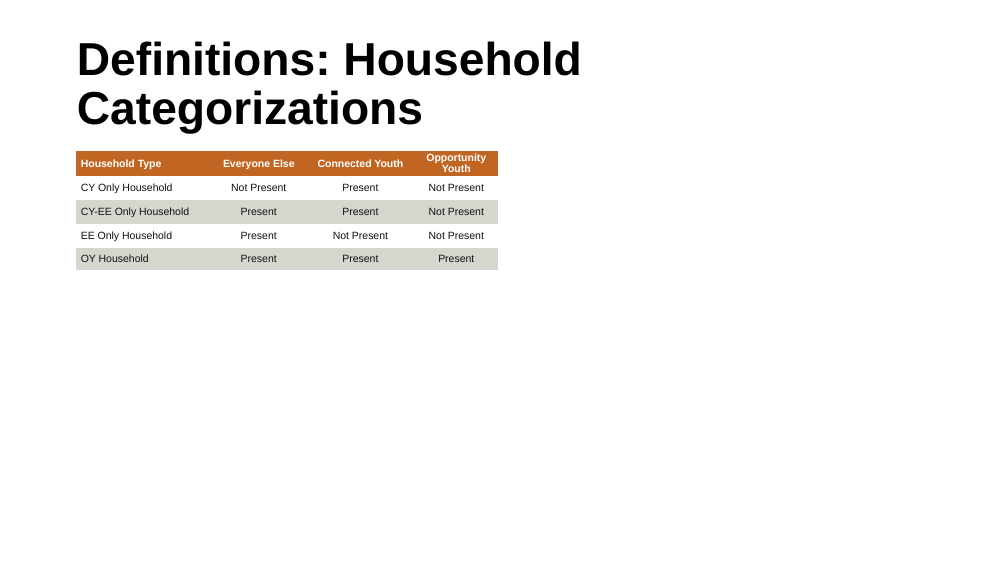
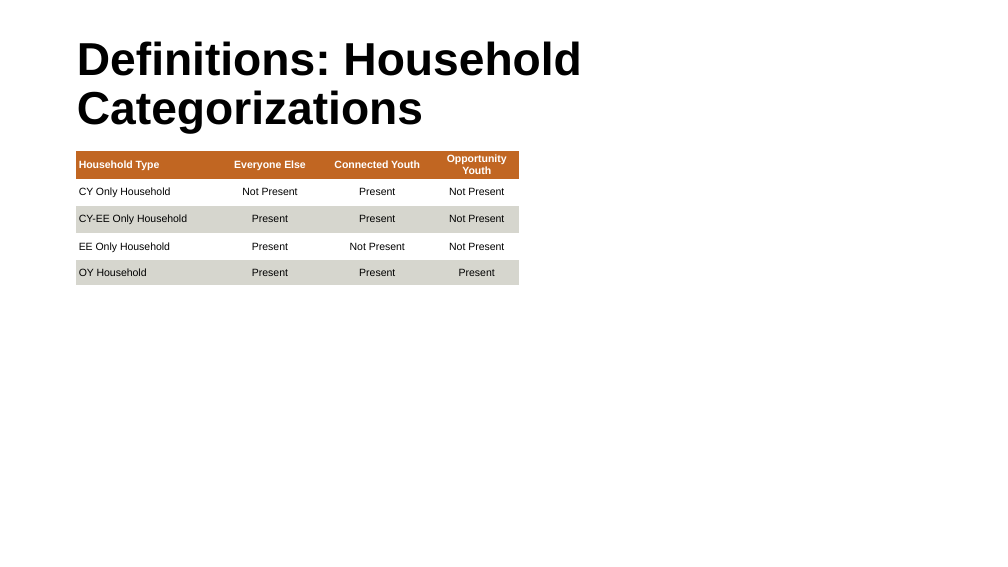
Before and after one commit to ucdiegorubi/oy_census_analysis, a slide deck: slide 7 of create_powerpoint/household_structure_estimates.pptx. Drawn at 1008x567 pixels with LibreOffice and Linux fonts; fonts in the diff are those of the drawing; background and template pictures are left out. Boxes give left, top, right and bottom in pixels: in the first picture for what was removed or moved away, otherwise in the second. Text is boxed around its words. In the diff, an @@ line names an element or a change of style, - is before the commit and + after.

```diff
--- a/create_powerpoint/household_structure_estimates.pptx
+++ b/create_powerpoint/household_structure_estimates.pptx
@@ table at (x1=76, y1=151, x2=518, y2=567) @@
@@ text colour #111111 to #000000 in "CY Only Household", "Not Present", "Present", "Not Present" and 12 more places @@
@@ indent changed @@
@@ more space between paragraphs @@
@@ table resized from (x1=76, y1=151, x2=498, y2=567) to (x1=76, y1=151, x2=518, y2=567) @@
```
Also in this commit, not shown: 1 other slide changed, 5 other files.
